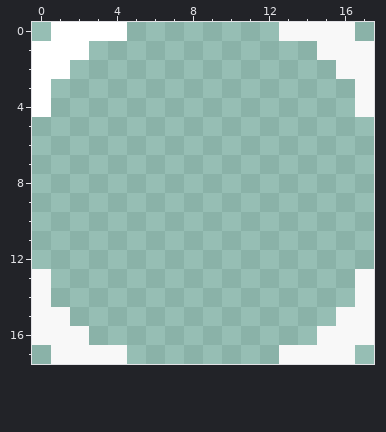
Edited in one commit: pixel-art file (rmapp/public/select.aseprite). This is how it looked before the edit.
18x18 pixels, 1 frame.
The result:
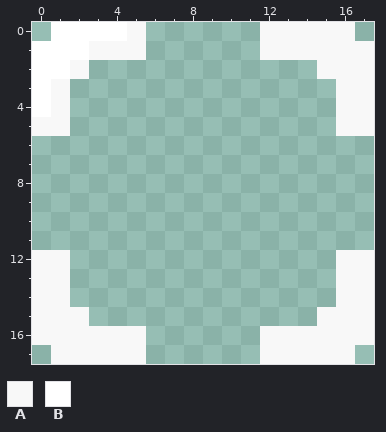
Palette (. is transparent): A #f8f8f8  B #ffffff
Change:
Changed rows in their new state; - is an unchanged pixel.
first column x 0:
 0 -----A------A-----
 1 ---AAA------AAA---
 2 --A------------A--
 3 -A--------------A-
 4 -A--------------A-
 5 AA--------------AA
first column x 0:
12 AA--------------AA
13 -A--------------A-
14 -A--------------A-
15 --A------------A--
16 ---AAA------AAA---
17 -----A------A-----
